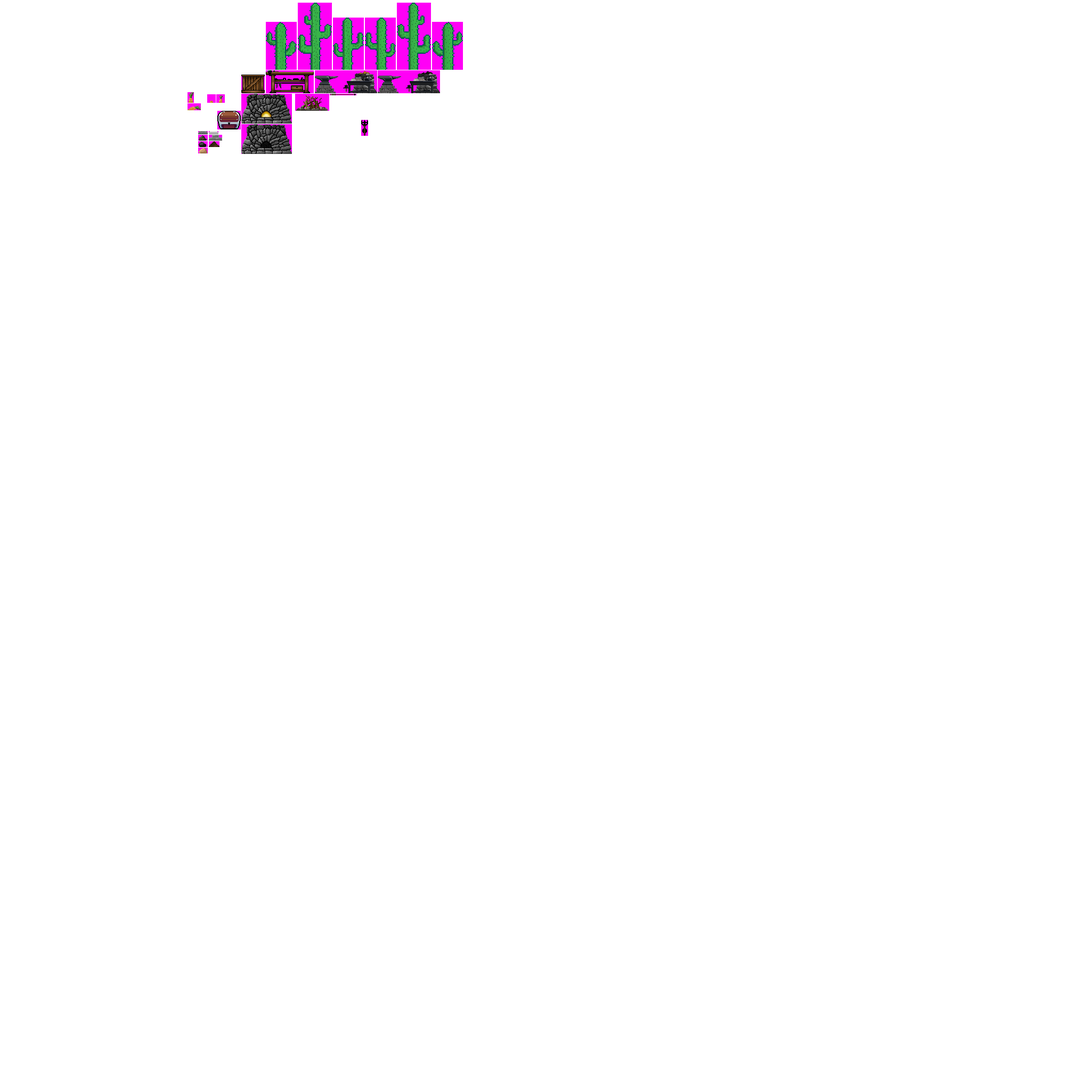
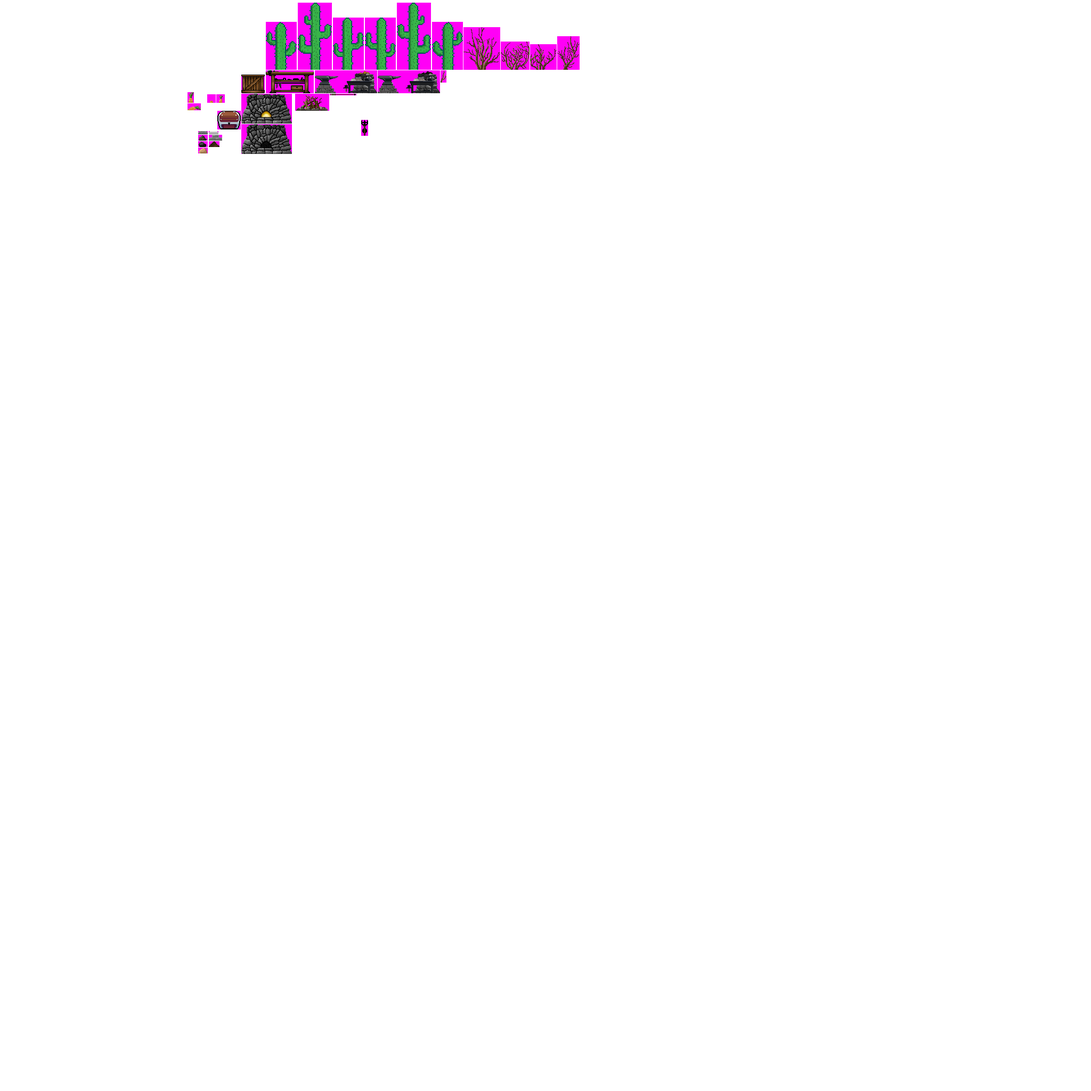
Comparing the layer stacks of the two 1091×1091 images. Changes:
painted on "Textures" over bbox(440, 27, 580, 83)
painted on "Grid" over bbox(440, 27, 580, 83)
